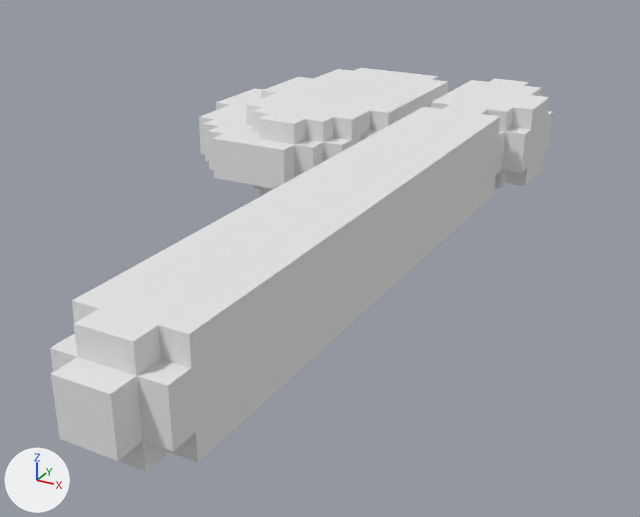
The OBJ model Project/Assets/Model/Static/Projectile/Axe.obj: old version first, new version second.
One viewpoint serves both versions: a 50 mm camera at (1.96, -3.2, 1.79) aimed at (0.21, -0.01, 0.2). Lighting does not change. The marker at lower left points along +X, +Y and +Z. The picture after the commit comes second. Where no turn or scale is listed for an object, it has been applied to the vertices.

The first picture shows 'Untitled'.
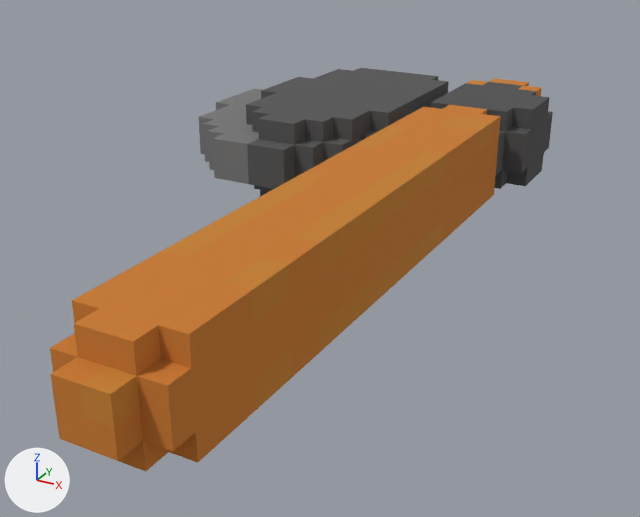
The newer file is also turned or shifted as a whole; pictures and numbers use the older file's frame.

Location of each change, (x1, y1, x2, y2) in pixels of the pictures (640 x 517 px):
'Untitled', recoloured (white to orange)
    both: (50, 68, 553, 471)

The change, as a list of edits to the scene's bpy script:
```text
Add img_axetexture_png:
    img_axetexture_png = load_image('AxeTexture.png', '../../../Texture/AxeTexture.png', 256, 1, 'sRGB')
Add mat_palette_001:
    mat_palette_001 = principled_material('palette.001')
    mat_palette_001.texture = img_axetexture_png
    mat_palette_001.roughness = 1.0
Change me_untitled:
    where me_untitled.from_pydata(...)  # 337 vertices, 670 faces; spans x -0.9..0.8, y -1.8..1.8, z 0.3..0.7
    remove me_untitled.materials.append(mat_palette)  # white #e7e7e7
    add me_untitled.materials.append(mat_palette_001)  # picture img_axetexture_png
```
